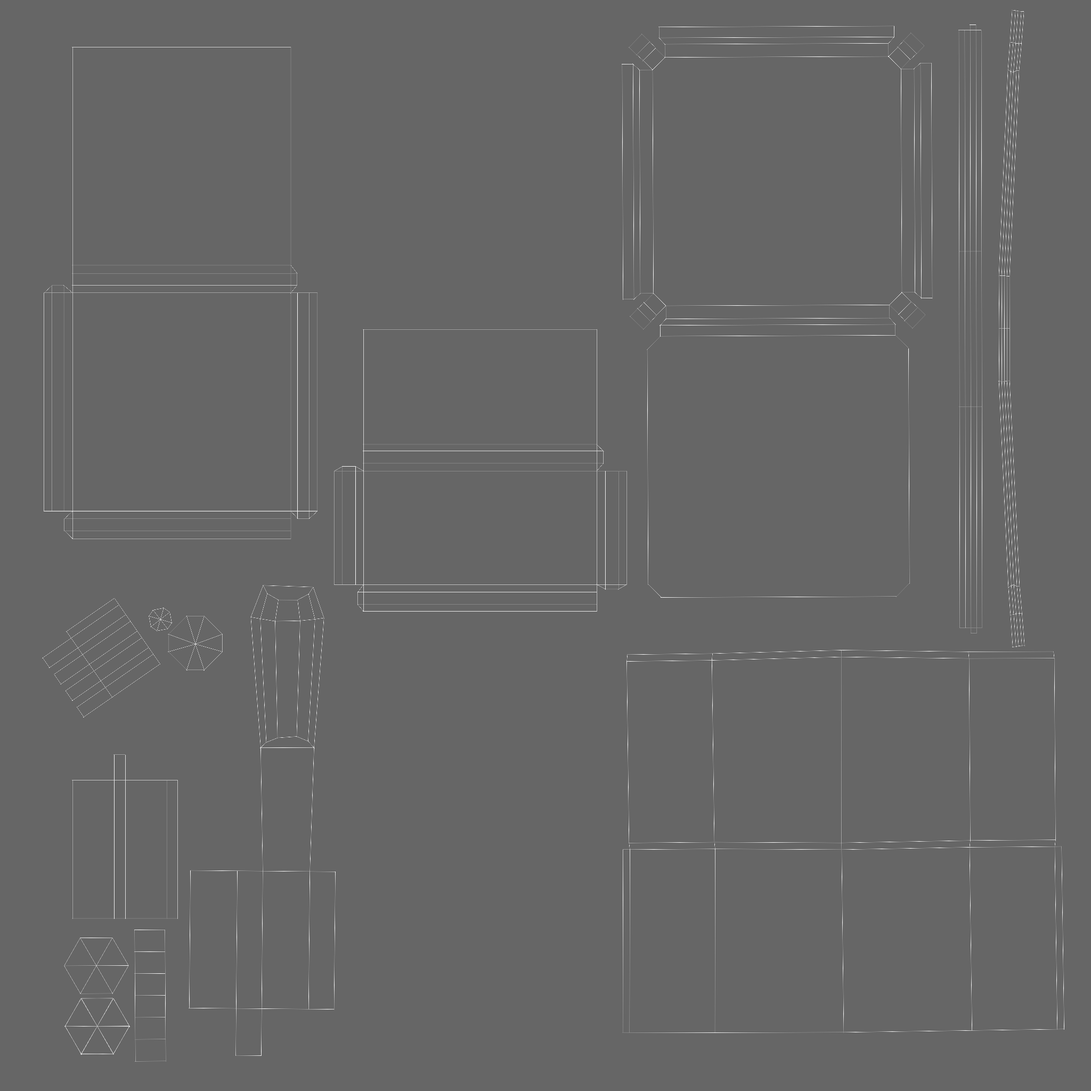
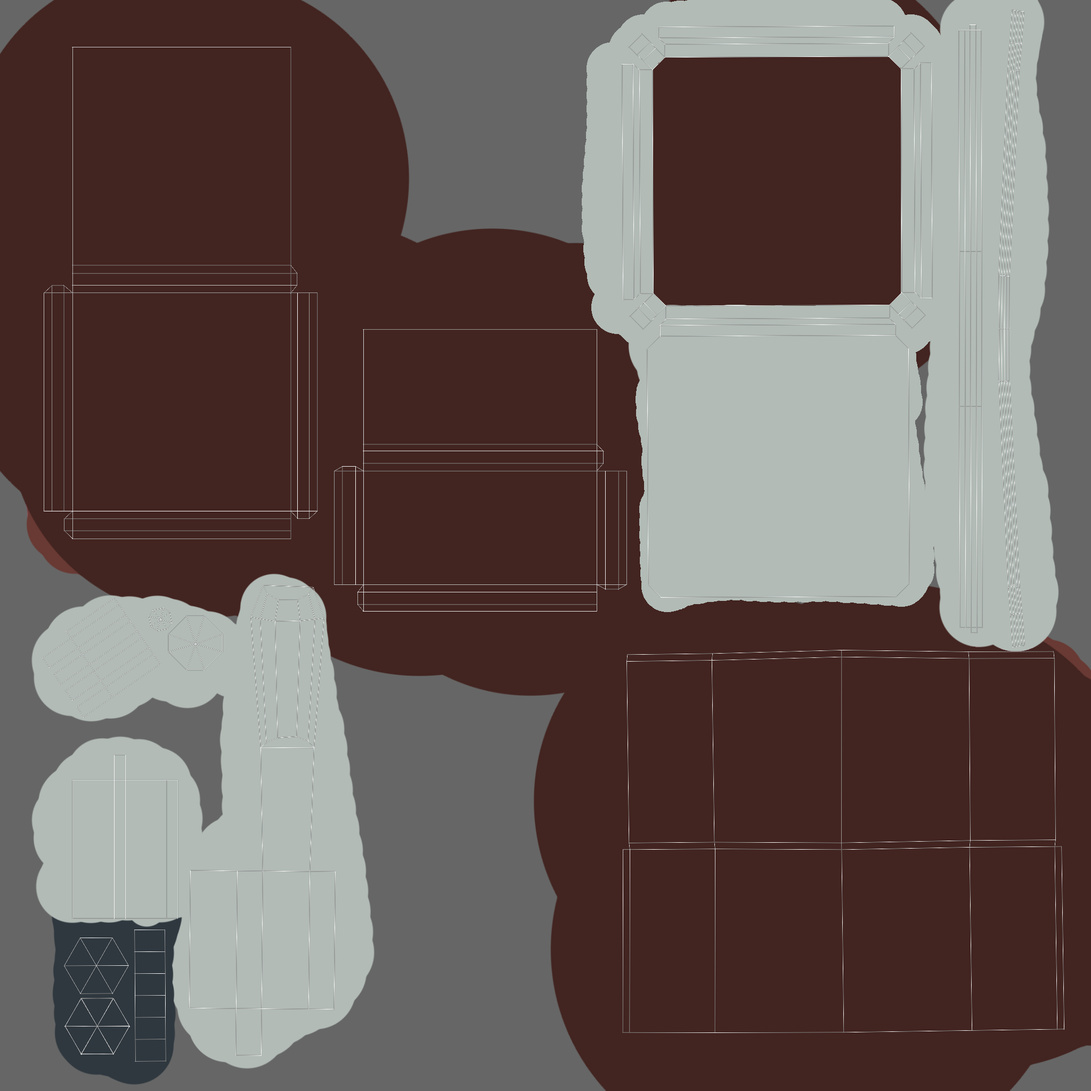
Revision of a layered 1091 x 1091 image; what changed, layer by layer:
added layer "Layer 2" above "Layer 3" over [30, 0, 1061, 1086]
added layer "Layer 3" above "Layer 1" over [0, 0, 1091, 1091]
